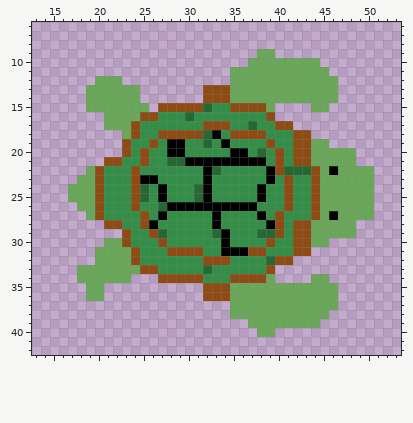
Two states of a pixel-art sprite, assets/Sprites/Player/Turtle/face_right.png. That is the earlier state.
The file is 64x64 pixels. Shown: x 13..53, y 6..42. The old version is drawn lined up with the new one.
New version:
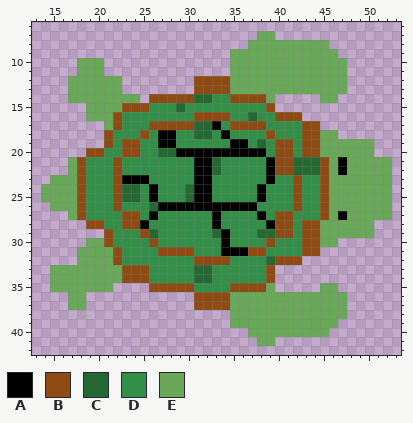
Palette (. is transparent): A #000000  B #8e4b13  C #256834  D #338e47  E #69a859
Change:
whole drawing moved by +1,+7 (the old picture is shown already moved)
Changed rows in their new state; - is an unchanged pixel.
first column x 14:
 7 ------------------------EE-------------
 8 -----------------------EEEEEEEEE-------
 9 ---------------------EEE--EEEEEEE------
10 ----EEE--------------EE--------EEE-----
11 ----EEE-------------------------EE-----
12 ---EEE-----------BBBB------------E-----
13 ---EE----..------B---------------E-----
14 ---EE-------BBBBBCCDDBBBB-.....--------
15 ---------BBBDDDCDDD--DDDDB----..-------
16 -----EE-BDDDD---DBBBB--C-DBBB----------
17 --------BDD-BBBBBCCADBBBB-DDDBB--------
18 -------BDDDB-AADDC-DADDDDB--D-BEE------
19 -------BD-B-DA-D--D-DAA-CDBBD-B-EEEEE--
20 -----BBDD-BD-CC-AAAAA--AA--BD-B----EE--
21 ---EBDDD---D--DDD--CDDDDDA-BCCCB-A-EEEE
22 ---EBDD-B-D------A---------B--CBEA---EE
23 -EEEBDD-BAA-D----A---------DB-DB-----EE
24 EEE-BDD-BCCDAD--CA---------DB-DB-----EE
25 EEE-BDD-BCCDAD--CA---------DB-DB-----EE
26 -EEEBDD-B-D-CA-------------DB-DB-----EE
27 ---EBDD--BBDAD-------------B--DBEA---EE
28 -----BBDDBBAD--------------BD-B----EE--
29 -------BDD-BCD-------------BD-B----EE--
30 -----EEBDD--BD--------------D-B-E------
31 ----EE--BDD--B---D----------D-B--------
32 ----EE--BDD------B----------B----------
33 -EEE-----BB-D----C---------------------
34 -EEE-----BBBDDDDDCC--DDDDB----..-------
35 -EEEE--E----BBBBBDDDDBBBB-.....--------
36 ---EE..----------B---------------E-----
37 ---EE------------BBBB------------E-----
38 --------------------------------EE-----
39 ---------------------EE--------EE------
40 -----------------------E--EEEEEE-------
41 ------------------------EE-------------
